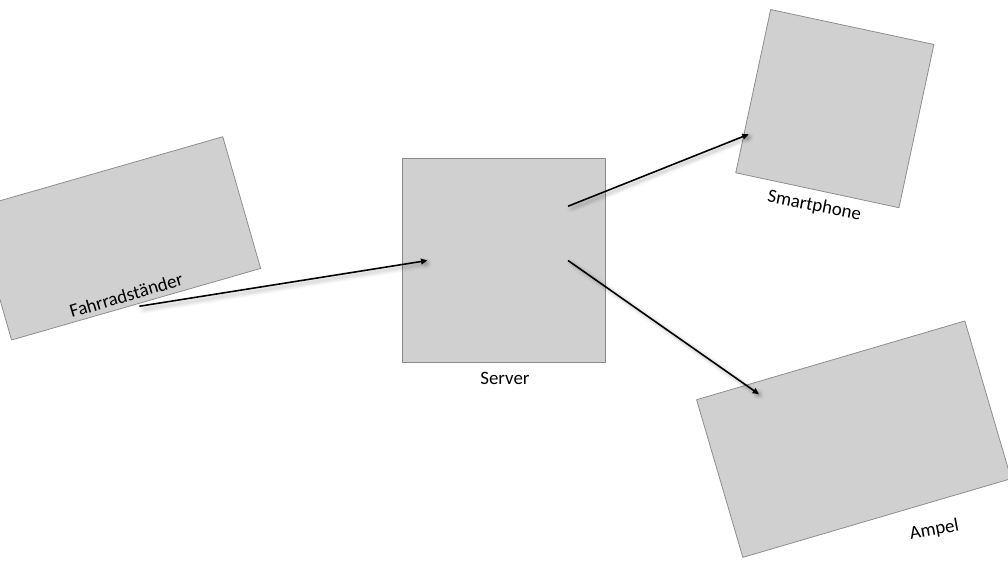
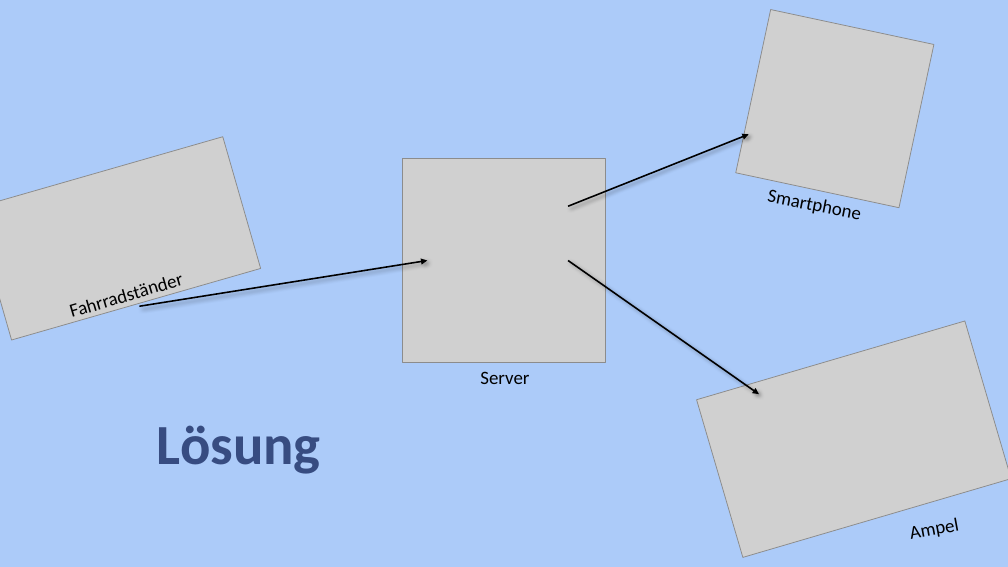
Before and after one commit to mathijo19/fahrradst-nder, a slide deck: slide 5 of Powerpoint.pptx (slide 4 before the commit). Drawn at 1008x567 pixels with LibreOffice and Linux fonts; fonts in the diff are those of the drawing; grey boxes stand for pictures. Boxes give left, top, right and bottom in pixels: in the first picture for what was removed or moved away, otherwise in the second. Text is boxed around its words. In the diff, an @@ line names an element or a change of style, - is before the commit and + after.

```diff
--- a/Powerpoint.pptx
+++ b/Powerpoint.pptx
@@ background #FFFFFF to #ACCBF9 @@
@@ text added at (156,425,321,474), 54 pt, text #384C81, bold @@
+Lösung
```
Also in this commit, not shown: 2 other slides changed, 1 slide added.
